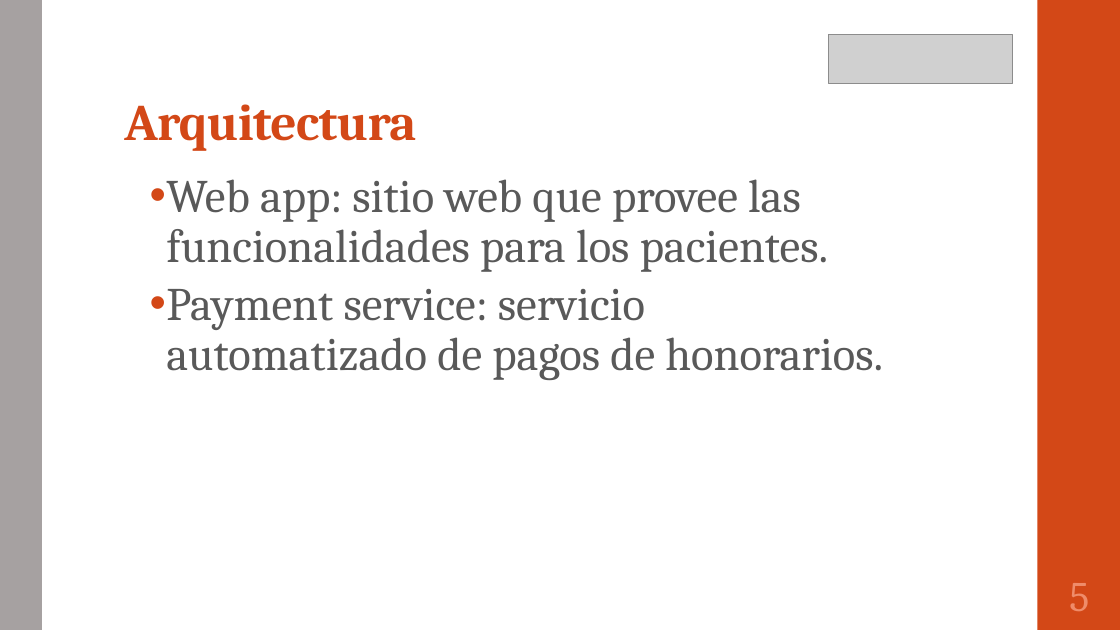
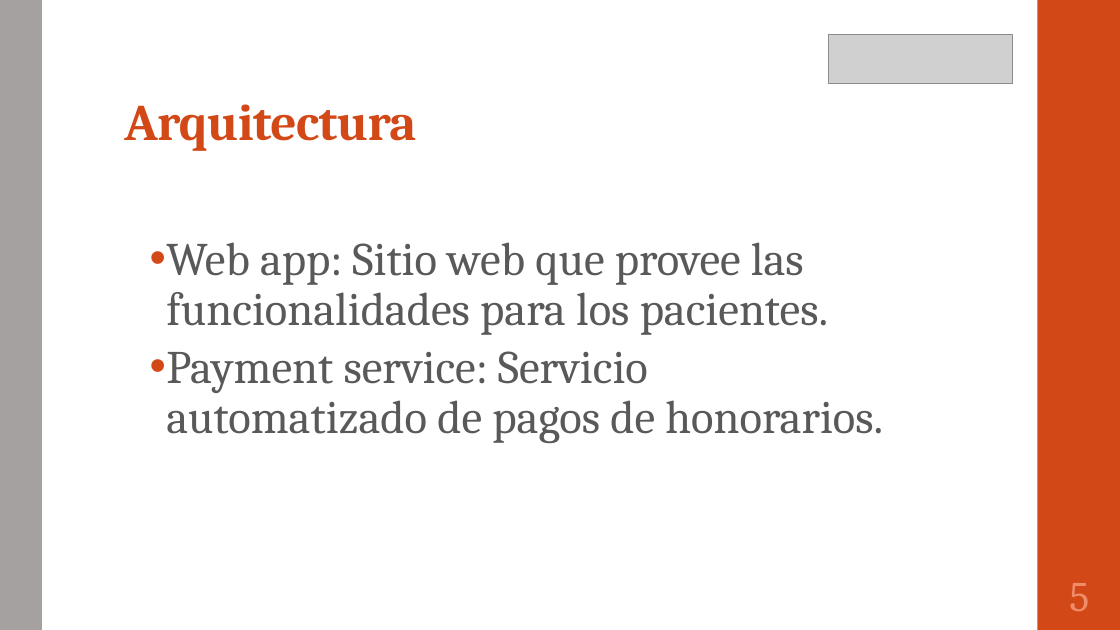
Before and after one commit to portafolio2016/hipocrates, a slide deck: slide 6 of presentación lunes 24 octubre 2016.pptx. Drawn at 1120x630 pixels with LibreOffice and Linux fonts; fonts in the diff are those of the drawing; grey boxes stand for pictures. Boxes give left, top, right and bottom in pixels: in the first picture for what was removed or moved away, otherwise in the second. Text is boxed around its words. In the diff, an @@ line names an element or a change of style, - is before the commit and + after.

```diff
--- a/presentación lunes 24 octubre 2016.pptx
+++ b/presentación lunes 24 octubre 2016.pptx
@@ text at <box>166,242,883,443</box>: text changed @@
-  • Web app: sitio web que provee las funcionalidades para los pacientes.
-  • Payment service: servicio automatizado de pagos de honorarios.
+  • Web app: Sitio web que provee las funcionalidades para los pacientes.
+  • Payment service: Servicio automatizado de pagos de honorarios.
```
Also in this commit, not shown: 2 other slides changed, 2 slides added.
